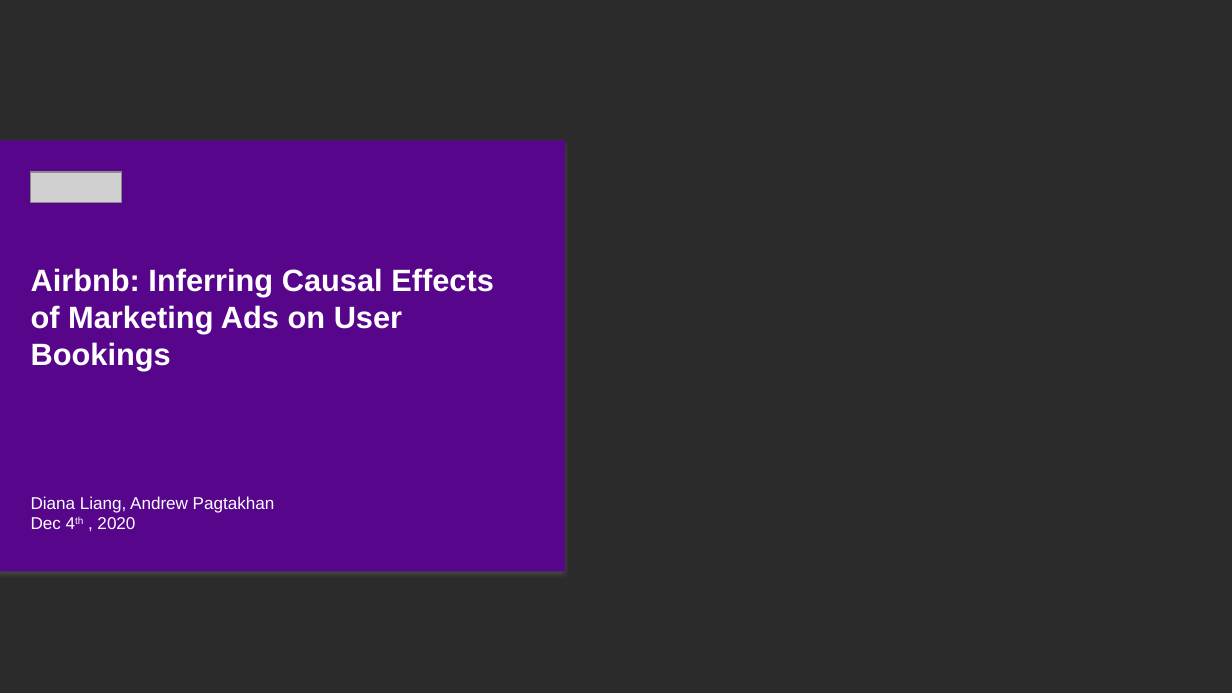
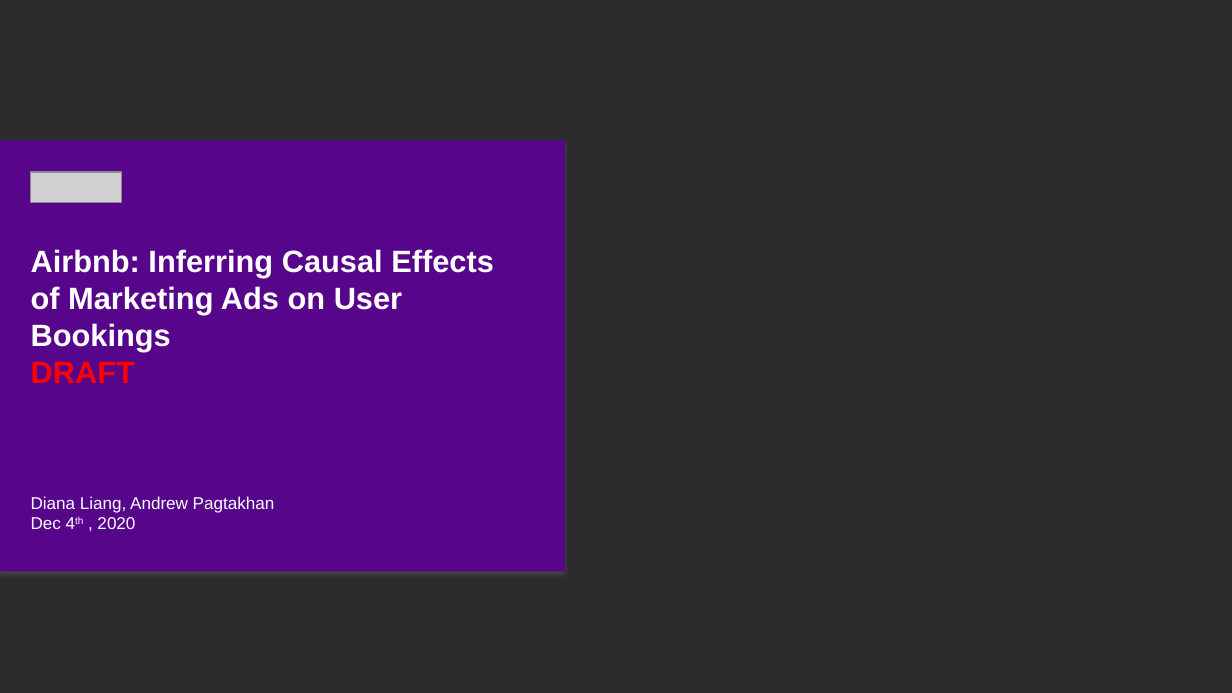
Before and after one commit to ajpag/Airbnb-Causal-Inference, a slide deck: slide 1 of presentation/airbnb_causal_inference.pptx. Drawn at 1232x693 pixels with LibreOffice and Linux fonts; fonts in the diff are those of the drawing; grey boxes stand for pictures; background and template pictures are left out; a plain dark background stands for a picture behind light text. Boxes give left, top, right and bottom in pixels: in the first picture for what was removed or moved away, otherwise in the second. Text is boxed around its words. In the diff, an @@ line names an element or a change of style, - is before the commit and + after.

```diff
--- a/presentation/airbnb_causal_inference.pptx
+++ b/presentation/airbnb_causal_inference.pptx
@@ text at (31,362,135,383): paragraph added @@
+DRAFT
```
Also in this commit, not shown: 1 other slide changed, 2 slides added, 1 other file.
